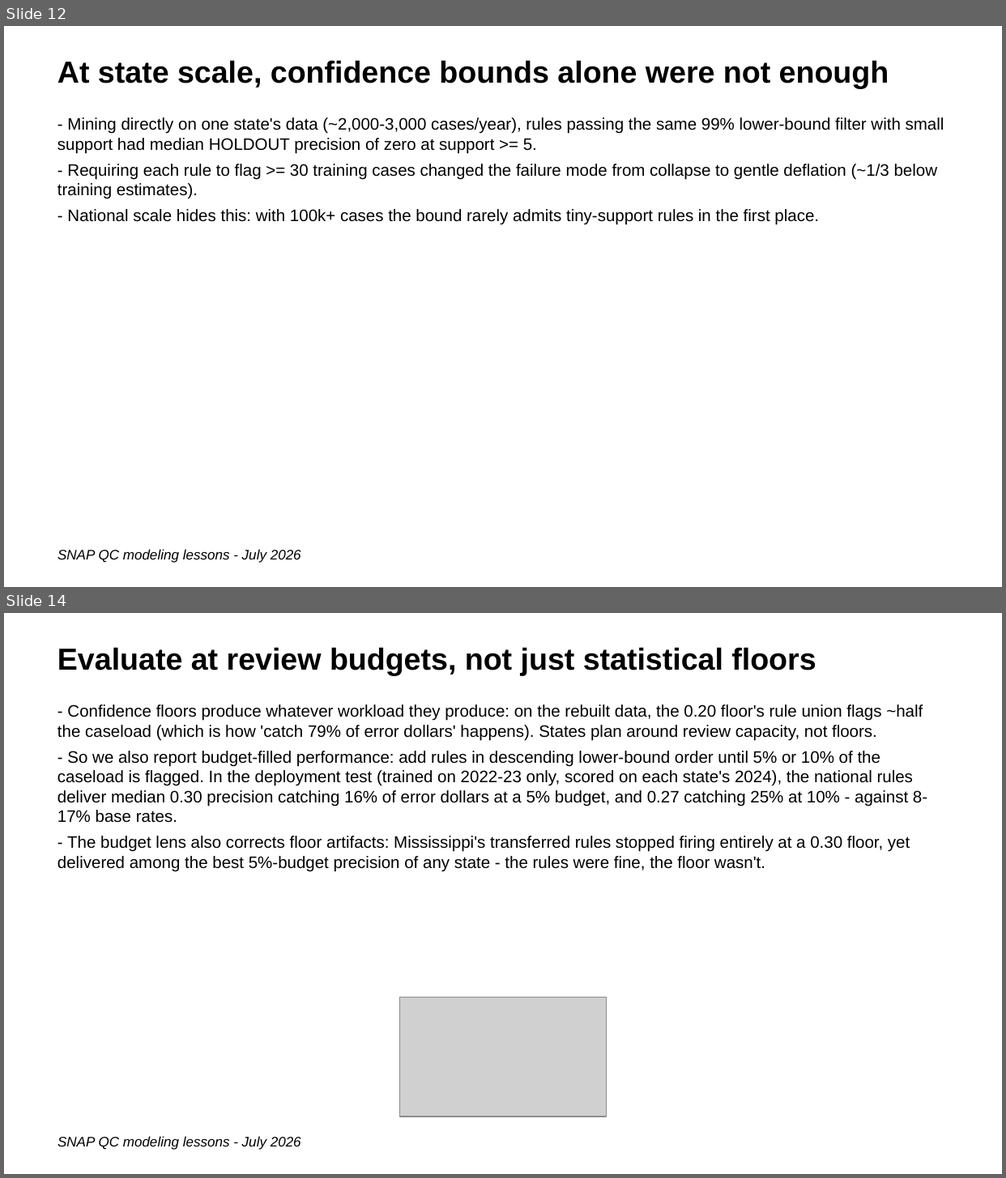
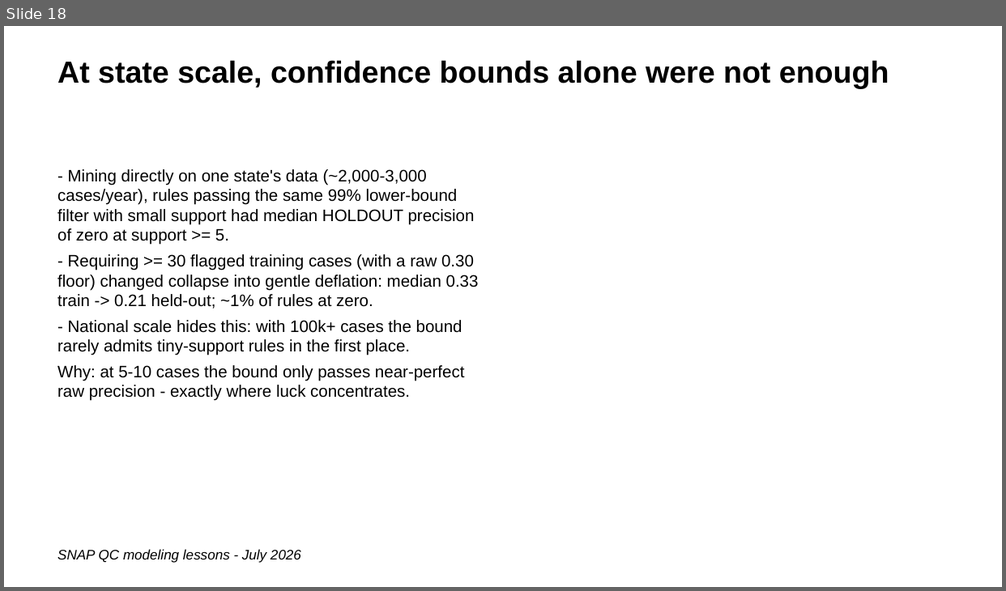
Before and after one commit to giannella/snap_qc, a slide deck: lessons_getting_more_signal_from_snap_qc_data.pptx. Shown one above the other, each under a label of ours: slides 12 and 14 before the commit, slide 18 after it; the slides between them are not shown. The pictures are 1006x1178 and 1006x591 pixels, drawn with LibreOffice and Linux fonts; fonts in the diff are those of the drawing; grey boxes stand for pictures. Boxes give left, top, right and bottom in pixels: in the first picture for what was removed or moved away, otherwise in the second. Text is boxed around its words. In the diff, an @@ line names an element or a change of style, - is before the commit and + after.

```diff
--- a/lessons_getting_more_signal_from_snap_qc_data.pptx
+++ b/lessons_getting_more_signal_from_snap_qc_data.pptx
@@ slide 14 removed at (4, 613, 1002, 1174), background #FFFFFF @@
@@ text removed at (57, 647, 816, 676) @@
-Evaluate at review budgets, not just statistical floors
@@ text removed at (57, 705, 927, 872) @@
-- Confidence floors produce whatever workload they produce: on the rebuilt data, the 0.20 floor's rule union flags ~half the caseload (which is how 'catch 79% of error dollars' happens). States plan around review capacity, not floors.
-- So we also report budget-filled performance: add rules in descending lower-bound order until 5% or 10% of the caseload is flagged. In the deployment test (trained on 2022-23 only, scored on each state's 2024), the national rules deliver median 0.30 precision catching 16% of error dollars at a 5% budget, and 0.27 catching 25% at 10% - against 8-17% base rates.
-- The budget lens also corrects floor artifacts: Mississippi's transferred rules stopped firing entirely at a 0.30 floor, yet delivered among the best 5%-budget precision of any state - the rules were fine, the floor wasn't.
@@ picture removed at (400, 997, 607, 1117) @@
@@ text removed at (57, 1136, 301, 1150) @@
-SNAP QC modeling lessons - July 2026
@@ what was slide 12 is now slide 18 @@
@@ slide 18 changed as well @@
@@ text at (57, 254, 479, 309): text changed @@
-- Requiring each rule to flag >= 30 training cases changed the failure mode from collapse to gentle deflation (~1/3 below training estimates).
+- Requiring >= 30 flagged training cases (with a raw 0.30 floor) changed collapse into gentle deflation: median 0.33 train -> 0.21 held-out; ~1% of rules at zero.
@@ text at (57, 365, 464, 401): paragraph added @@
+Why: at 5-10 cases the bound only passes near-perfect raw precision - exactly where luck concentrates.
```
Also in this commit, not shown: 11 other slides changed, 32 slides added, 14 other slides removed.
